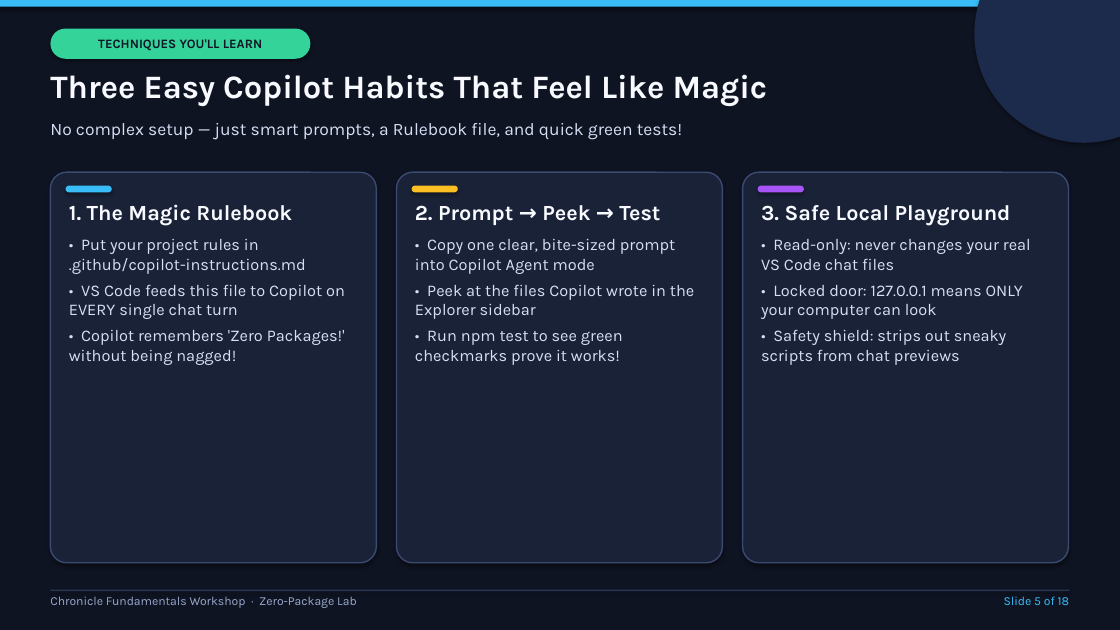
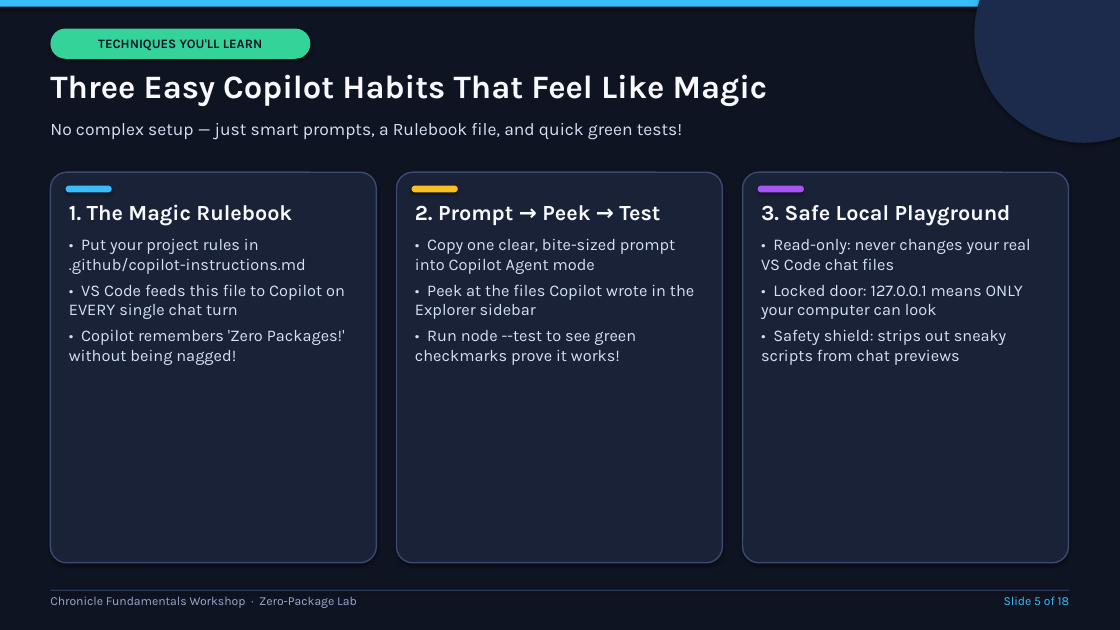
Before and after one commit to adamga/chatexplorer, a slide deck: slide 5 of workshop/Fundamentals/content/Fundamentals-Workshop-Deck.pptx. Drawn at 1120x630 pixels with LibreOffice and Linux fonts; fonts in the diff are those of the drawing. Boxes give left, top, right and bottom in pixels: in the first picture for what was removed or moved away, otherwise in the second. Text is boxed around its words. In the diff, an @@ line names an element or a change of style, - is before the commit and + after.

```diff
--- a/workshop/Fundamentals/content/Fundamentals-Workshop-Deck.pptx
+++ b/workshop/Fundamentals/content/Fundamentals-Workshop-Deck.pptx
@@ text at [415, 330, 636, 365]: text changed @@
-• Run npm test to see green checkmarks prove it works!
+• Run node --test to see green checkmarks prove it works!
```
Also in this commit, not shown: 6 other slides changed, 53 other files.
